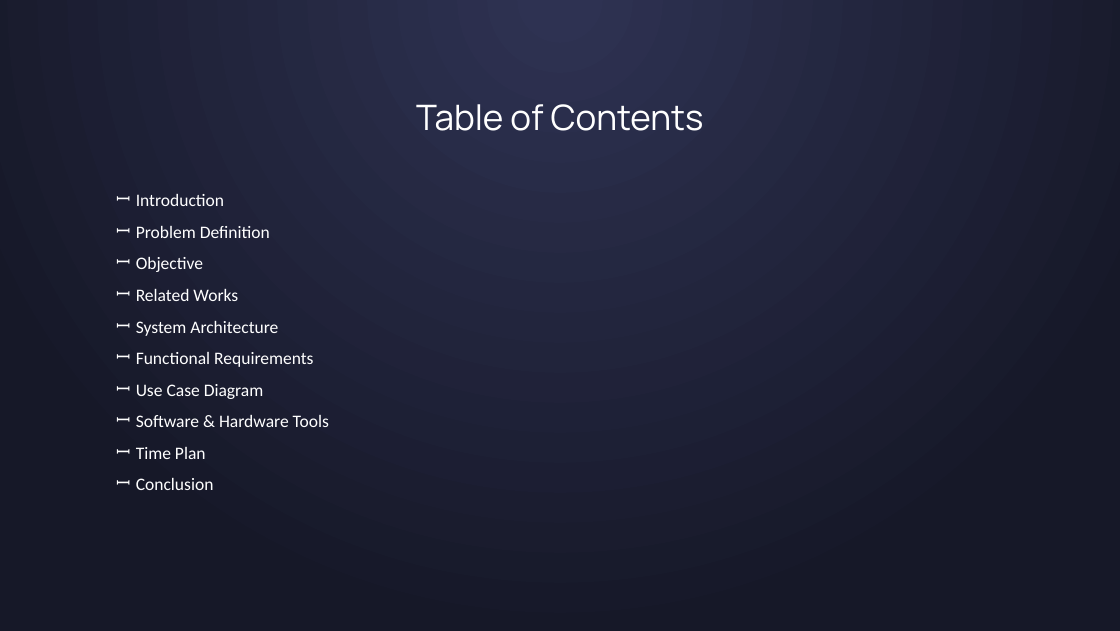
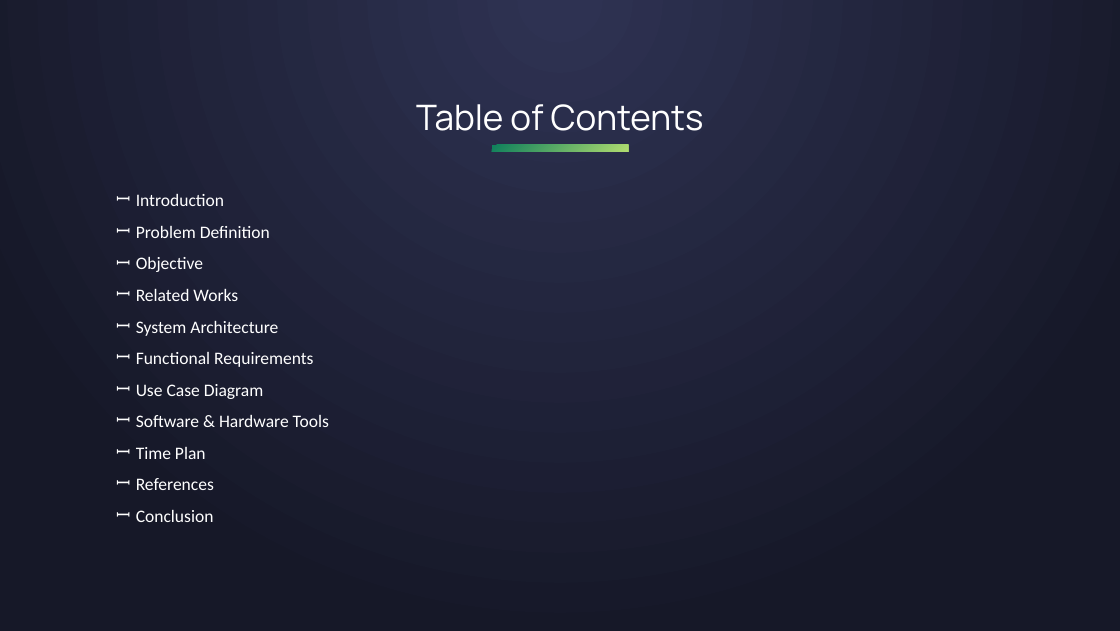
Before and after one commit to abdelrahman18036/Warehouse-Schema-Generator, a slide deck: slide 3 of ppt/DataForge.pptx. Drawn at 1120x631 pixels with LibreOffice and Linux fonts; fonts in the diff are those of the drawing. Boxes give left, top, right and bottom in pixels: in the first picture for what was removed or moved away, otherwise in the second. Text is boxed around its words. In the diff, an @@ line names an element or a change of style, - is before the commit and + after.

```diff
--- a/ppt/DataForge.pptx
+++ b/ppt/DataForge.pptx
@@ rectangle added at bbox=[492, 145, 628, 152], fill gradient #11815C to #B0DC70 @@
@@ text at bbox=[136, 478, 214, 490]: paragraph added @@
+ꟷ References
```
Also in this commit, not shown: 12 other slides changed, 4 slides added, 1 slide removed.
